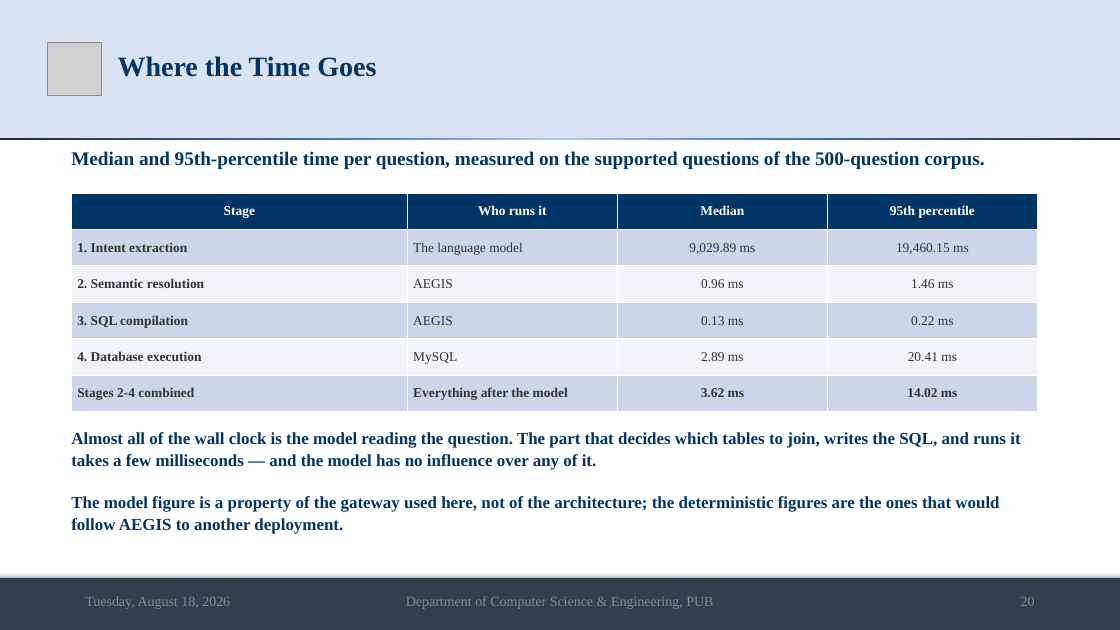
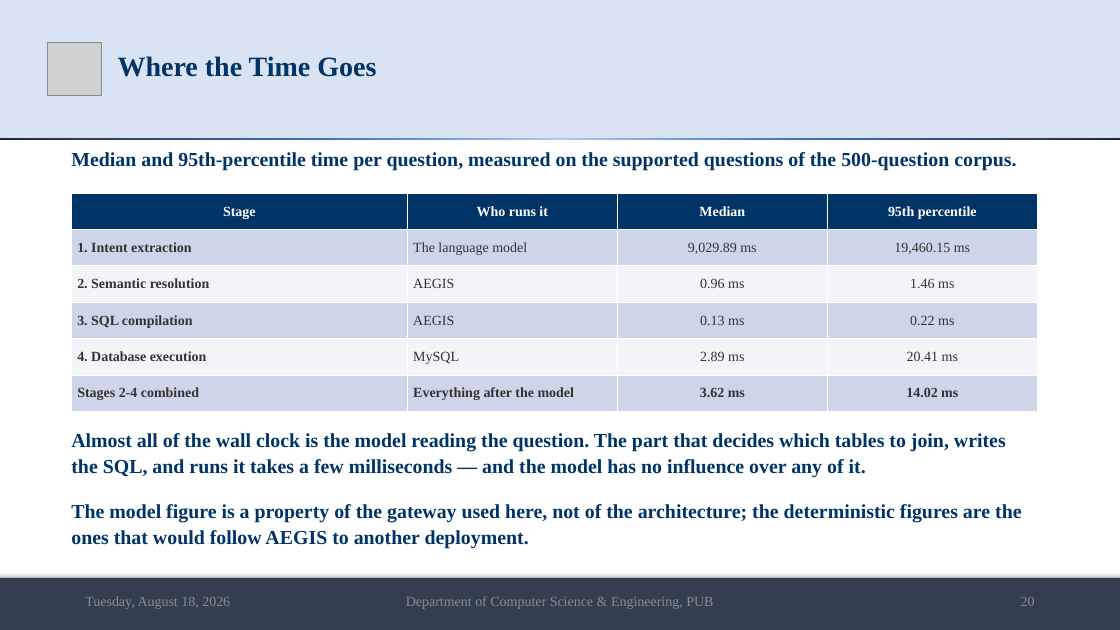
Before and after one commit to md-riaz/AEGIS-Research, a slide deck: slide 20 of docs/scripts/Md_Riaz_Final_Defense_0322310105101024.pptx. Drawn at 1120x630 pixels with LibreOffice and Linux fonts; fonts in the diff are those of the drawing; grey boxes stand for pictures. Boxes give left, top, right and bottom in pixels: in the first picture for what was removed or moved away, otherwise in the second. Text is boxed around its words. In the diff, an @@ line names an element or a change of style, - is before the commit and + after.

```diff
--- a/docs/scripts/Md_Riaz_Final_Defense_0322310105101024.pptx
+++ b/docs/scripts/Md_Riaz_Final_Defense_0322310105101024.pptx
@@ text "Median and 95th-percentile time per ..." at <box>71,152,1016,171</box>: size 16.5 to 17 pt @@
@@ table at <box>71,193,1038,412</box> @@
@@ size 11.5 to 12 pt @@
@@ text "Almost all of the wall ..." at <box>71,433,1021,549</box>: size 14.5 to 17 pt @@
```
Also in this commit, not shown: 18 other slides changed, 1 slide added, 7 other files.
